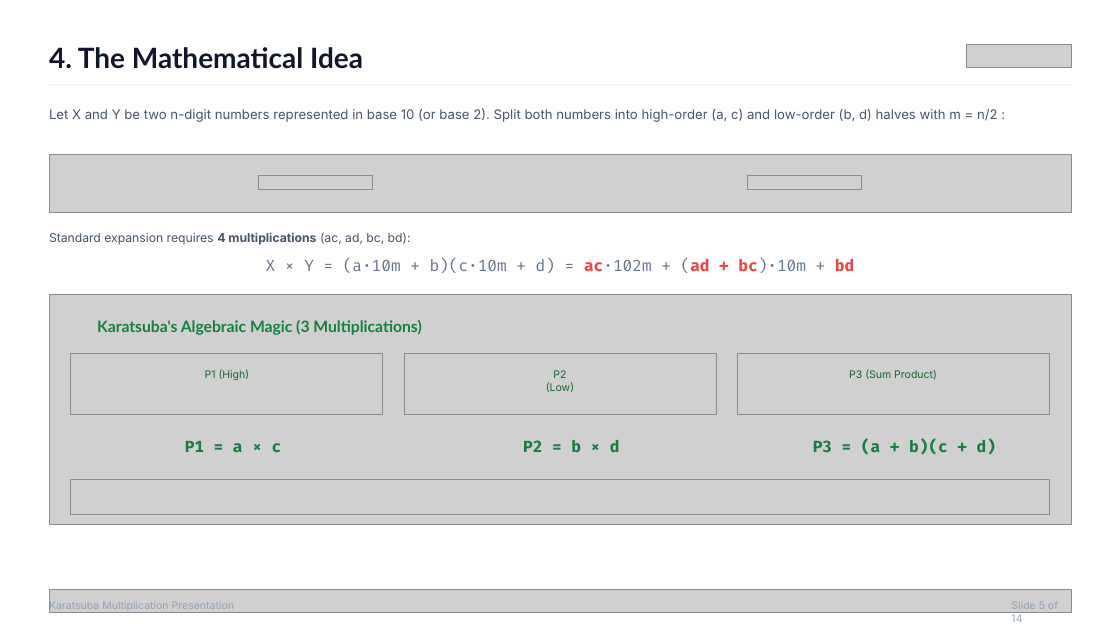
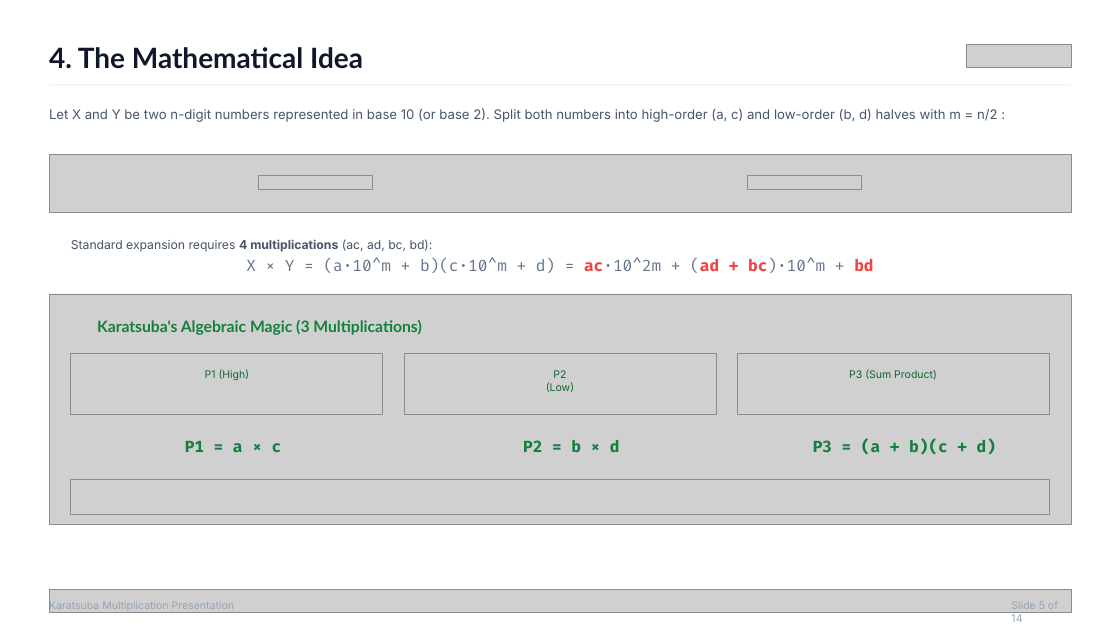
Before and after one commit to Sukdebrmondal/4th_Year_7th_Semester, a slide deck: slide 5 of Major 2/Karatsuba Multiplication Algorithm final.pptx. Drawn at 1120x630 pixels with LibreOffice and Linux fonts; fonts in the diff are those of the drawing; grey boxes stand for pictures; background and template pictures are left out. Boxes give left, top, right and bottom in pixels: in the first picture for what was removed or moved away, otherwise in the second. Text is boxed around its words. In the diff, an @@ line names an element or a change of style, - is before the commit and + after.

Commit message:
Karatsuba Multiplication Algorithm

```diff
--- a/Major 2/Karatsuba Multiplication Algorithm final.pptx
+++ b/Major 2/Karatsuba Multiplication Algorithm final.pptx
@@ text "Standard expansion requires 4 multiplications ..." moved from (x1=49, y1=232, x2=411, y2=245) to (x1=71, y1=239, x2=433, y2=252) @@
@@ text at (x1=246, y1=258, x2=873, y2=273): text changed @@
-X × Y = (a·10m + b)(c·10m + d) = ac·102m + (ad + bc)·10m + bd
+X × Y = (a·10^m + b)(c·10^m + d) = ac·10^2m + (ad + bc)·10^m + bd
```
Also in this commit, not shown: 5 other slides changed, 1 slide removed, 2 other files.
